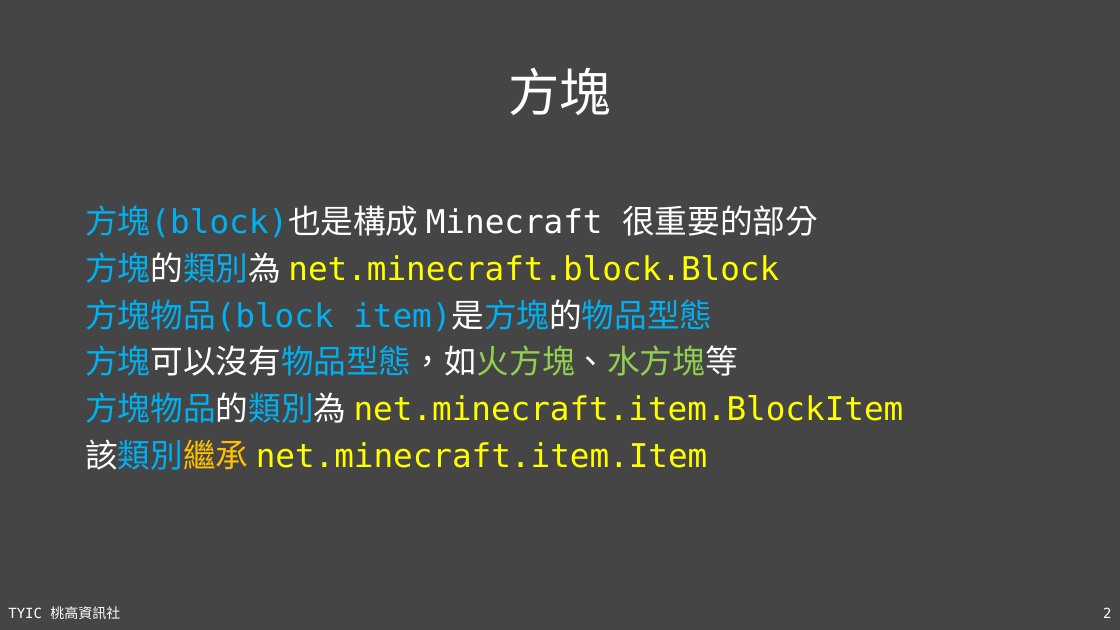
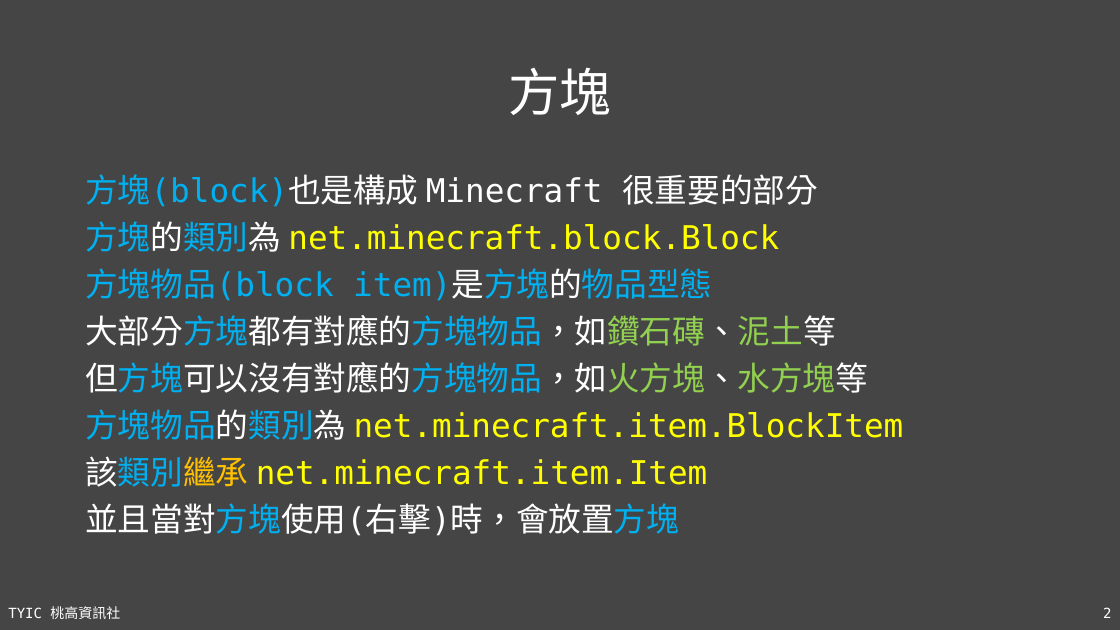
Before and after one commit to TYSHIC/slides, a slide deck: slide 2 of ppt/52_Java專案：方塊.pptx. Drawn at 1120x630 pixels with LibreOffice and Linux fonts; fonts in the diff are those of the drawing. Boxes give left, top, right and bottom in pixels: in the first picture for what was removed or moved away, otherwise in the second. Text is boxed around its words. In the diff, an @@ line names an element or a change of style, - is before the commit and + after.

```diff
--- a/ppt/52_Java專案：方塊.pptx
+++ b/ppt/52_Java專案：方塊.pptx
@@ text "方塊(block)也是構成 Minecraft 很重要的部分": place and size @@
-text "方塊(block)也是構成 Minecraft 很重要的部分" at [85, 205, 904, 470]
+text "方塊(block)也是構成 Minecraft 很重要的部分" at [85, 174, 904, 536]
@@ text at [85, 315, 868, 393]: text changed @@
-方塊可以沒有物品型態，如火方塊、水方塊等
+大部分方塊都有對應的方塊物品，如鑽石磚、泥土等
+但方塊可以沒有對應的方塊物品，如火方塊、水方塊等
@@ text at [85, 503, 679, 536]: paragraph added @@
+並且當對方塊使用(右擊)時，會放置方塊
```
Also in this commit, not shown: 2 other slides changed, 10 slides added, 4 other files.
